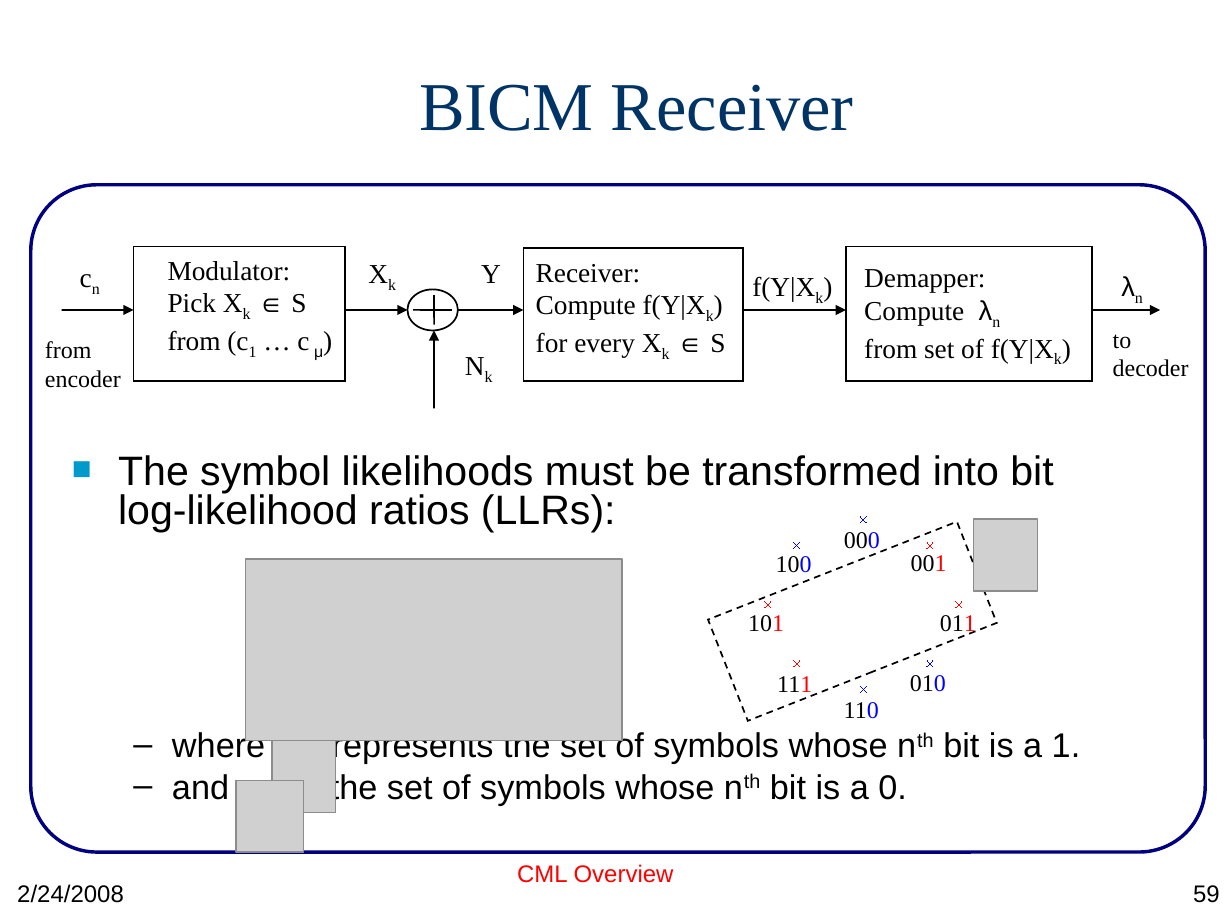
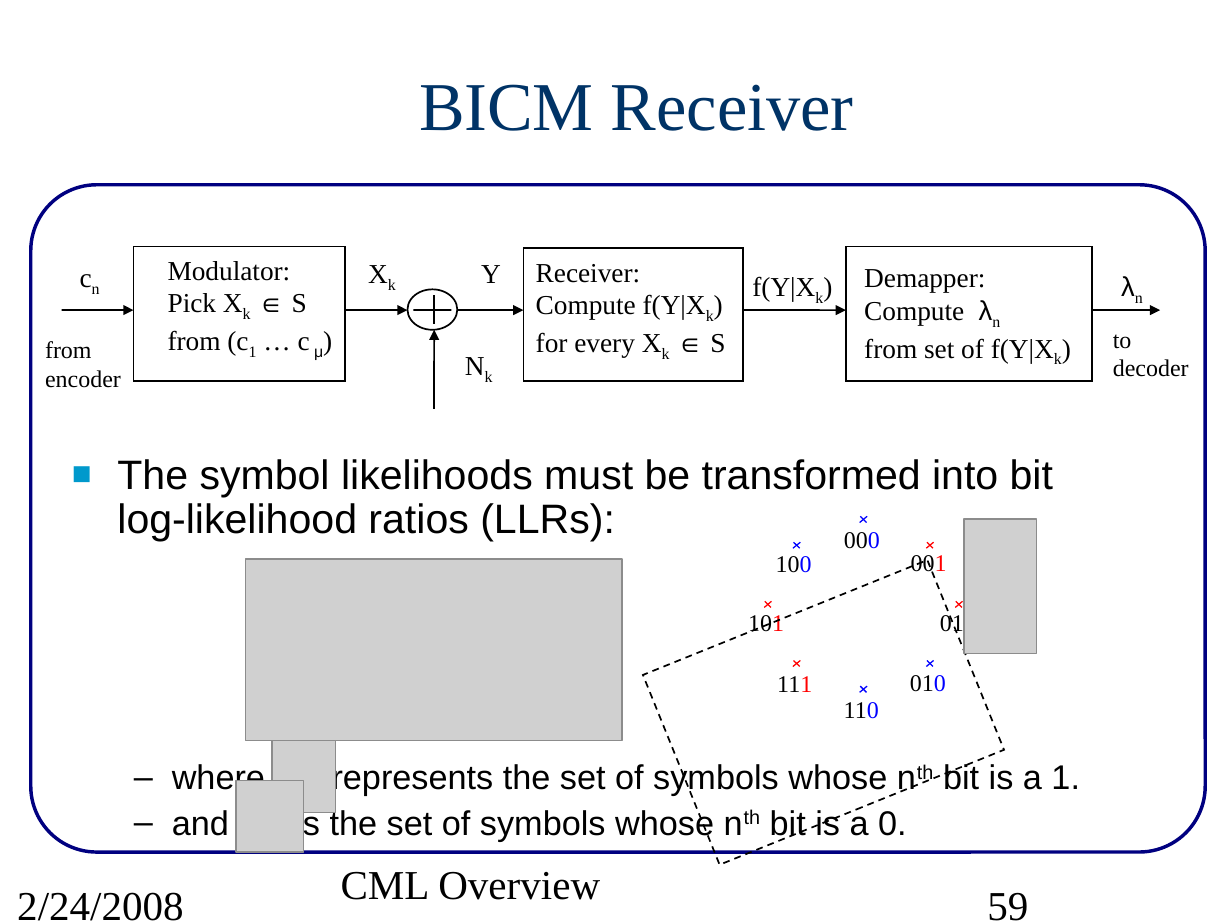
Before and after one commit to marcusmueller/iscml, a slide deck: slide 59 of pcs/projects/cml/doc/src/CMLoverview.ppt. Drawn at 1232x924 pixels with LibreOffice and Linux fonts; fonts in the diff are those of the drawing; grey boxes stand for pictures. Boxes give left, top, right and bottom in pixels: in the first picture for what was removed or moved away, otherwise in the second. Text is boxed around its words. In the diff, an @@ line names an element or a change of style, - is before the commit and + after.

```diff
--- a/pcs/projects/cml/doc/src/CMLoverview.ppt
+++ b/pcs/projects/cml/doc/src/CMLoverview.ppt
@@ text "The symbol likelihoods must be ..." at <box>117,459,1080,841</box>: indent changed; line spacing 0.8 to 0.9 @@
@@ picture: place and size @@
-picture at <box>973,519,1037,590</box>
+picture at <box>963,519,1036,653</box>
@@ rectangle: place and size @@
-rectangle at <box>708,522,996,720</box>
+rectangle at <box>643,560,1004,864</box>
@@ line (793, 542) - (800, 548): stroke #0000FF 0 pt to #0000FF 0.74 pt @@
@@ line (801, 542) - (793, 548): stroke #0000FF 0 pt to #0000FF 0.74 pt @@
@@ line (926, 542) - (933, 548): stroke #FF0000 0 pt to #FF0000 0.74 pt @@
@@ line (934, 542) - (926, 548): stroke #FF0000 0 pt to #FF0000 0.74 pt @@
@@ line (771, 601) - (764, 607): stroke #FF0000 0 pt to #FF0000 0.74 pt @@
@@ line (765, 601) - (771, 607): stroke #FF0000 0 pt to #FF0000 0.74 pt @@
@@ line (962, 601) - (955, 607): stroke #FF0000 0 pt to #FF0000 0.74 pt @@
@@ line (956, 601) - (962, 607): stroke #FF0000 0 pt to #FF0000 0.74 pt @@
@@ 3 texts: place and size @@
-3 texts at <box>777,532,947,698</box>
+3 texts at <box>777,532,947,692</box>
@@ line (926, 660) - (933, 667): stroke #0000FF 0 pt to #0000FF 0.74 pt @@
@@ line (934, 660) - (926, 667): stroke #0000FF 0 pt to #0000FF 0.74 pt @@
@@ text "CML Overview" at <box>341,871,600,900</box>: size 14 to 24 pt, font Arial to Times New Roman, text colour #FF0000 to #000000; alignment centre to left; less space between paragraphs @@
@@ text "2/24/2008" at <box>17,892,184,921</box>: size 14 to 24 pt, font Arial to Times New Roman; less space between paragraphs @@
@@ page number at <box>987,892,1028,921</box>: size 14 to 24 pt, font Arial to Times New Roman; alignment right to left; less space between paragraphs @@
```
Also in this commit, not shown: 83 other slides changed, 8 slides added, 2 other files.
